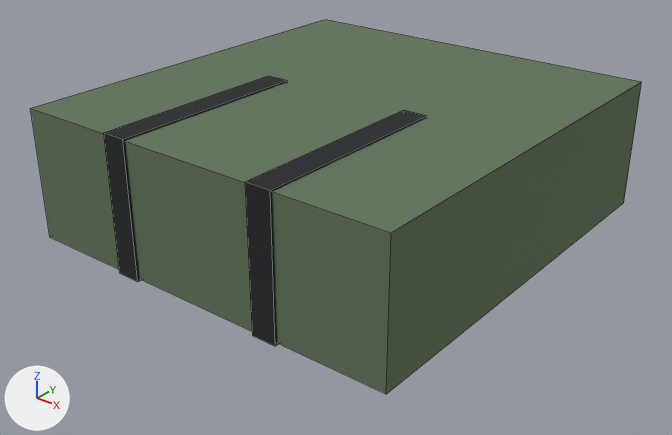
Renders of the FBX model assets/3d/export/inf_walker_hand.fbx from each side of a commit.
Before and after are seen from a camera (50 mm lens) standing at (1.265, -1.626, 0.842) and looking at (0.008, -0.055, -0.132). Every picture has the same lights, and +X, +Y and +Z are marked at lower left. The older version comes first. Mesh edges are drawn as thin lines.

Before the edit, the objects in view are built like this:
```python
me_inf_walker_hand = bpy.data.meshes.new('inf_walker_hand')
me_inf_walker_hand.from_pydata(...)  # 24 vertices, 18 faces; spans x -0.49..0.49, y -0.52..0.515, z -0.165..0.165
me_inf_walker_hand.materials.append(mat_palette)  # picture img_palette_png
# before: 8 (-0.23, -0.52, -0.165) at pixel (119, 273), 9 (-0.23, -0.52, 0.165) at pixel (103, 132), 10 (-0.23, -0.02, -0.165), 11 (-0.23, -0.02, 0.165) at pixel (268, 75), 12 (-0.17, -0.52, -0.165) at pixel (137, 281)
# before: 13 (-0.17, -0.52, 0.165) at pixel (122, 139), 14 (-0.17, -0.02, -0.165), 15 (-0.17, -0.02, 0.165) at pixel (287, 80)
ob_inf_walker_hand = bpy.data.objects.new('inf_walker_hand', me_inf_walker_hand)
ob_inf_walker_hand.location = (0.0, 0.0, 0.0)
```
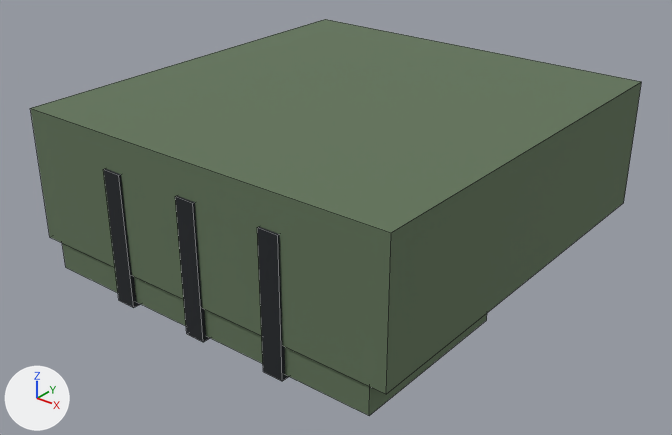
Changed parts and their boxes (x1, y1, x2, y2) in the pictures (672 x 435 px; the box of a moved part takes in the faces that stretch with it):
'inf_walker_hand', reshaped: before (30, 19, 641, 394); after (30, 19, 641, 416)
part 1 of me_inf_walker_hand, added: after (104, 168, 140, 308)
part 2 of me_inf_walker_hand, added: after (175, 196, 209, 342)
part 3 of me_inf_walker_hand, added: after (257, 227, 289, 381)
part 4 of me_inf_walker_hand, deleted: before (245, 110, 427, 346)
part 5 of me_inf_walker_hand, moved or reshaped: before (104, 76, 287, 282); after (62, 243, 487, 416)

The change, as a list of edits to the scene's bpy script:
```text
Change me_inf_walker_hand:
    used by ob_inf_walker_hand; location = (0.0, 0.0, 0.0)
    verts and faces of me_inf_walker_hand; kept vertices keep their numbers, new ones are numbered from 24
    remove me_inf_walker_hand.from_pydata(...)  # 24 vertices, 18 faces; spans x -0.49..0.49, y -0.52..0.515, z -0.165..0.165
    add me_inf_walker_hand.from_pydata(...)  # 40 vertices, 30 faces; spans x -0.49..0.49, y -0.52..0.515, z -0.24..0.16
    me_inf_walker_hand part 1: a new loose piece, a box spanning x -0.245..-0.195, y -0.52..-0.08, z -0.24..0.08, in mat_palette (picture img_palette_png)
    me_inf_walker_hand part 2: a new loose piece, a box spanning x -0.025..0.025, y -0.52..-0.08, z -0.24..0.08, in mat_palette (picture img_palette_png)
    me_inf_walker_hand part 3: a new loose piece, a box spanning x 0.195..0.245, y -0.52..-0.08, z -0.24..0.08, in mat_palette (picture img_palette_png)
    me_inf_walker_hand part 4: the loose piece of 8 vertices spanning x 0.17..0.23, y -0.52..-0.02, z -0.165..0.165 is deleted
    me_inf_walker_hand part 5
    add delete_vertices([*range(12, 16)])  # with the faces that use them
    add verts[8] = (-0.45, -0.51, -0.23)  # moved, pixel (65, 267)
    add verts[9] = (-0.45, -0.51, 0.07)  # moved
    add verts[10] = (-0.45, -0.09, -0.23)  # moved
    add verts[11] = (-0.45, -0.09, 0.07)  # moved
    add for new, old in zip([*range(24, 28)], [*range(8, 12)]): verts[new] = verts[old] + (0.9, 0.0, 0.0)
    add faces += [(10, 11, 27, 26), (24, 26, 27, 25), (8, 24, 25, 9), (8, 10, 26, 24), (9, 25, 27, 11)]
```
